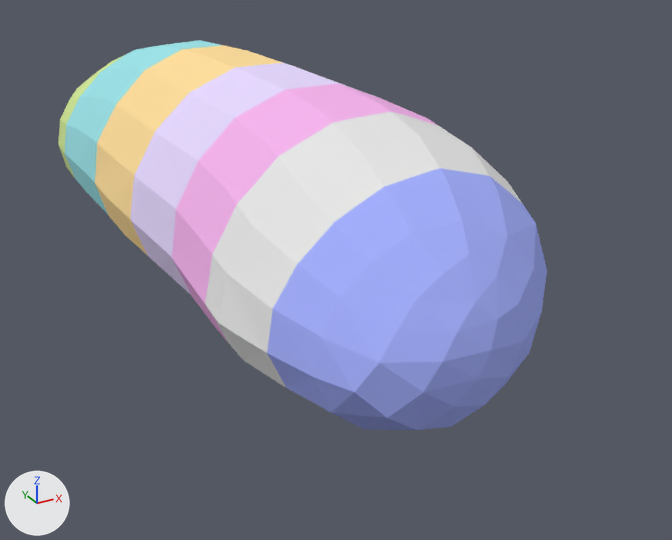
The Blender file OpenScad Code/V13/MT-Pipeline.blend, before and after one commit.
Camera for both pictures: a 50 mm lens placed at (-7.5, -39.1, 9.8), pointed at (6.0, -14.6, -2.5). The lights are fixed; the arrows at lower left show +X, +Y and +Z.

The first picture shows 'f_ovary_l_ob_A-1-I', 'f_ovary_l_ob_A-2-I', 'f_ovary_l_ob_A-3-I', 'f_ovary_l_ob_A-4-I', 'f_ovary_l_ob_A-5-I', 'f_ovary_l_ob_A-6-I', 'f_ovary_l_ob_A-7-I'.
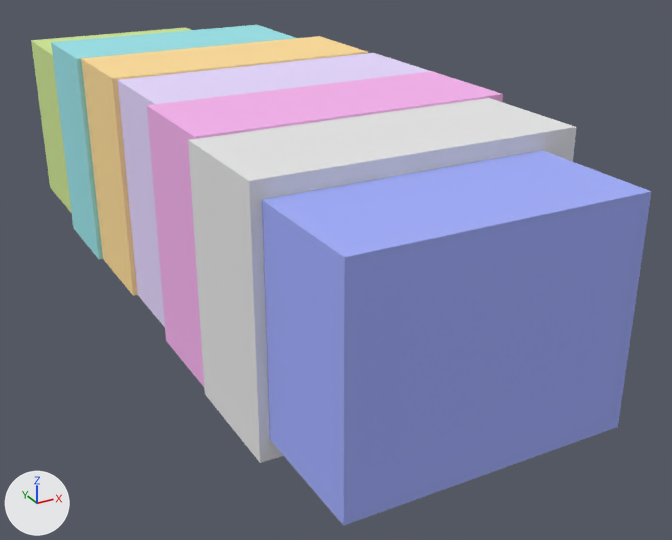
Commit message: ovary in blender

Boxes [x1, y1, x2, y2] around the edits, measured in the pictures (672 x 540 px):
'f_ovary_l_ob_A-1-I', reshaped (39% wider, 43% taller): before [267, 168, 547, 430]; after [262, 150, 652, 526]
'f_ovary_l_ob_A-2-I', reshaped (22% wider, 33% taller): before [205, 112, 523, 387]; after [188, 98, 576, 463]
'f_ovary_l_ob_A-3-I', reshaped: before [172, 83, 437, 341]; after [147, 71, 503, 387]
'f_ovary_l_ob_A-4-I', reshaped: before [130, 63, 379, 295]; after [117, 53, 430, 327]
'f_ovary_l_ob_A-5-I', reshaped: before [95, 45, 283, 256]; after [81, 36, 368, 296]
'f_ovary_l_ob_A-6-I', reshaped: before [65, 40, 220, 214]; after [51, 25, 295, 259]
'f_ovary_l_ob_A-7-I', reshaped: before [58, 54, 126, 178]; after [31, 28, 191, 213]

What changed in the scene script:
```text
Add me_f_ovary_l_bb_a_7_i_001:
    me_f_ovary_l_bb_a_7_i_001 = me_f_ovary_l_bb_a_7_i_001.copy(); me_f_ovary_l_bb_a_7_i_001.name = 'f_ovary_l_bb_A-7-I.001'
Add me_f_ovary_l_bb_a_6_i_001:
    me_f_ovary_l_bb_a_6_i_001 = me_f_ovary_l_bb_a_6_i_001.copy(); me_f_ovary_l_bb_a_6_i_001.name = 'f_ovary_l_bb_A-6-I.001'
Add me_f_ovary_l_bb_a_5_i_001:
    me_f_ovary_l_bb_a_5_i_001 = me_f_ovary_l_bb_a_5_i_001.copy(); me_f_ovary_l_bb_a_5_i_001.name = 'f_ovary_l_bb_A-5-I.001'
Add me_f_ovary_l_bb_a_4_i_001:
    me_f_ovary_l_bb_a_4_i_001 = me_f_ovary_l_bb_a_4_i_001.copy(); me_f_ovary_l_bb_a_4_i_001.name = 'f_ovary_l_bb_A-4-I.001'
Add me_f_ovary_l_bb_a_3_i_001:
    me_f_ovary_l_bb_a_3_i_001 = me_f_ovary_l_bb_a_3_i_001.copy(); me_f_ovary_l_bb_a_3_i_001.name = 'f_ovary_l_bb_A-3-I.001'
Add me_f_ovary_l_bb_a_2_i_001:
    me_f_ovary_l_bb_a_2_i_001 = me_f_ovary_l_bb_a_2_i_001.copy(); me_f_ovary_l_bb_a_2_i_001.name = 'f_ovary_l_bb_A-2-I.001'
Add me_f_ovary_l_bb_a_1_i_001:
    me_f_ovary_l_bb_a_1_i_001 = me_f_ovary_l_bb_a_1_i_001.copy(); me_f_ovary_l_bb_a_1_i_001.name = 'f_ovary_l_bb_A-1-I.001'
Change ob_f_ovary_l_ob_a_1_i:
    ob_f_ovary_l_ob_a_1_i: bpy.data.objects.new('f_ovary_l_ob_A-1-I', me_f_ovary_l_ob_a_1_i) -> bpy.data.objects.new('f_ovary_l_ob_A-1-I', me_f_ovary_l_bb_a_1_i_001)
Change ob_f_ovary_l_ob_a_2_i:
    ob_f_ovary_l_ob_a_2_i: bpy.data.objects.new('f_ovary_l_ob_A-2-I', me_f_ovary_l_ob_a_2_i) -> bpy.data.objects.new('f_ovary_l_ob_A-2-I', me_f_ovary_l_bb_a_2_i_001)
Change ob_f_ovary_l_ob_a_3_i:
    ob_f_ovary_l_ob_a_3_i: bpy.data.objects.new('f_ovary_l_ob_A-3-I', me_f_ovary_l_ob_a_3_i) -> bpy.data.objects.new('f_ovary_l_ob_A-3-I', me_f_ovary_l_bb_a_3_i_001)
Change ob_f_ovary_l_ob_a_4_i:
    ob_f_ovary_l_ob_a_4_i: bpy.data.objects.new('f_ovary_l_ob_A-4-I', me_f_ovary_l_ob_a_4_i) -> bpy.data.objects.new('f_ovary_l_ob_A-4-I', me_f_ovary_l_bb_a_4_i_001)
Change ob_f_ovary_l_ob_a_5_i:
    ob_f_ovary_l_ob_a_5_i: bpy.data.objects.new('f_ovary_l_ob_A-5-I', me_f_ovary_l_ob_a_5_i) -> bpy.data.objects.new('f_ovary_l_ob_A-5-I', me_f_ovary_l_bb_a_5_i_001)
Change ob_f_ovary_l_ob_a_6_i:
    ob_f_ovary_l_ob_a_6_i: bpy.data.objects.new('f_ovary_l_ob_A-6-I', me_f_ovary_l_ob_a_6_i) -> bpy.data.objects.new('f_ovary_l_ob_A-6-I', me_f_ovary_l_bb_a_6_i_001)
Change ob_f_ovary_l_ob_a_7_i:
    ob_f_ovary_l_ob_a_7_i: bpy.data.objects.new('f_ovary_l_ob_A-7-I', me_f_ovary_l_ob_a_7_i) -> bpy.data.objects.new('f_ovary_l_ob_A-7-I', me_f_ovary_l_bb_a_7_i_001)
```
